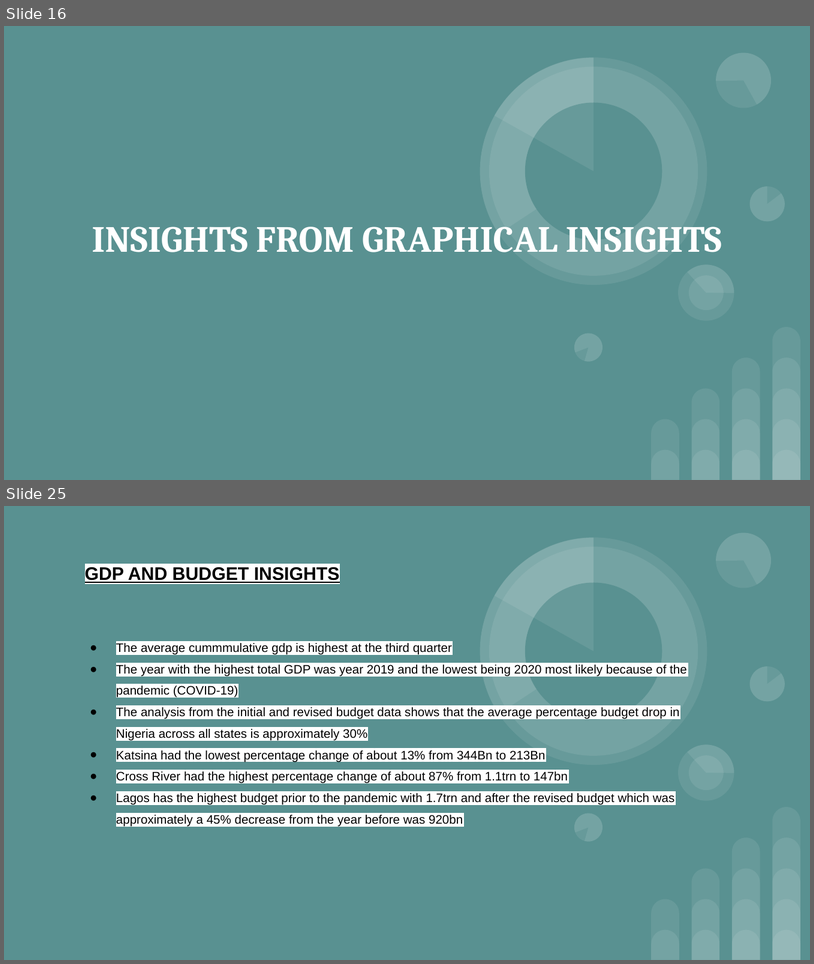
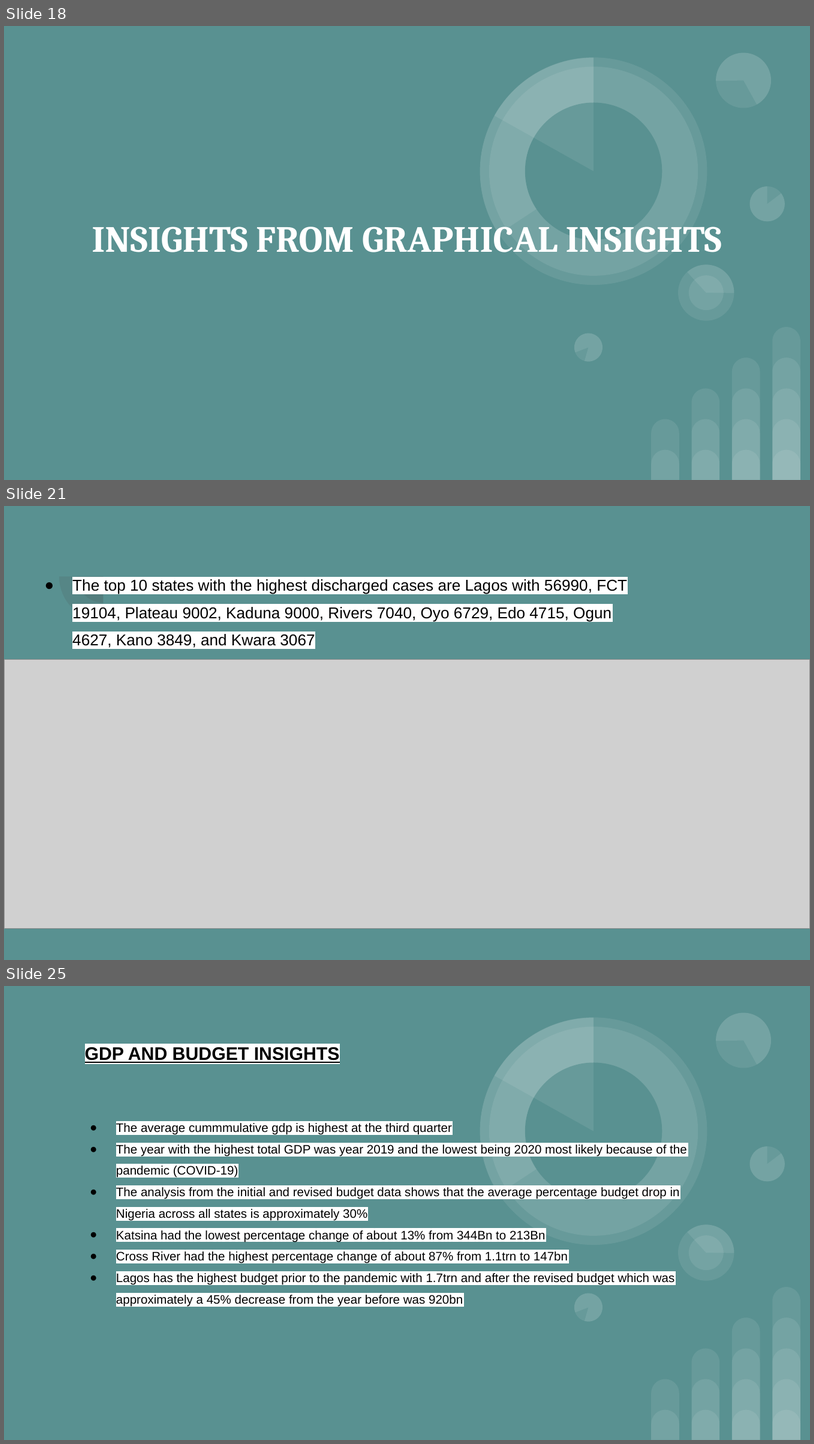
Before and after one commit to Adeleye-Emmanuel/covid19_data_analysis, a slide deck: Covid-19 Executive_Summary.pptx. Shown one above the other, each under a label of ours: slides 16 and 25 before the commit, slides 18, 21 and 25 after it; the slides between them are not shown. The pictures are 814x964 and 814x1444 pixels, drawn with LibreOffice and Linux fonts; fonts in the diff are those of the drawing; grey boxes stand for pictures. Boxes give left, top, right and bottom in pixels: in the first picture for what was removed or moved away, otherwise in the second. Text is boxed around its words. In the diff, an @@ line names an element or a change of style, - is before the commit and + after.

```diff
--- a/Covid-19 Executive_Summary.pptx
+++ b/Covid-19 Executive_Summary.pptx
@@ slide 21 added at bbox=[4, 506, 810, 960], background #599191 @@
@@ pie slice (boxed as its full ellipse) added at bbox=[59, 532, 147, 621], fill #424242 at 13% opacity @@
@@ pie slice (boxed as its full ellipse) added at bbox=[77, 550, 130, 603], fill #424242 at 13% opacity @@
@@ title added at bbox=[72, 579, 627, 648], 14 pt, text #000000 @@
+● The top 10 states with the highest discharged cases are Lagos with 56990, FCT 19104, Plateau 9002, Kaduna 9000, Rivers 7040, Oyo 6729, Edo 4715, Ogun 4627, Kano 3849, and Kwara 3067
@@ picture added at bbox=[4, 659, 810, 928] @@
@@ what was slide 16 is now slide 18 @@
```
Also in this commit, not shown: 10 slides changed, 5 other slides added, 6 slides removed, 1 other file.
